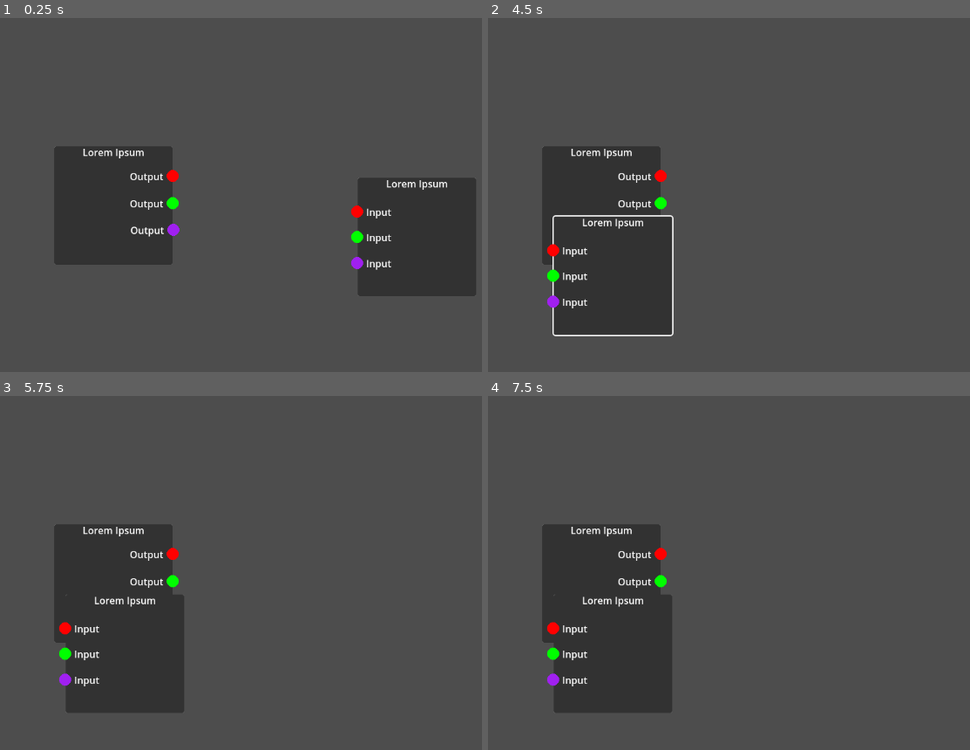
Above: before the commit, frames 1-4 (two rows, left to right).
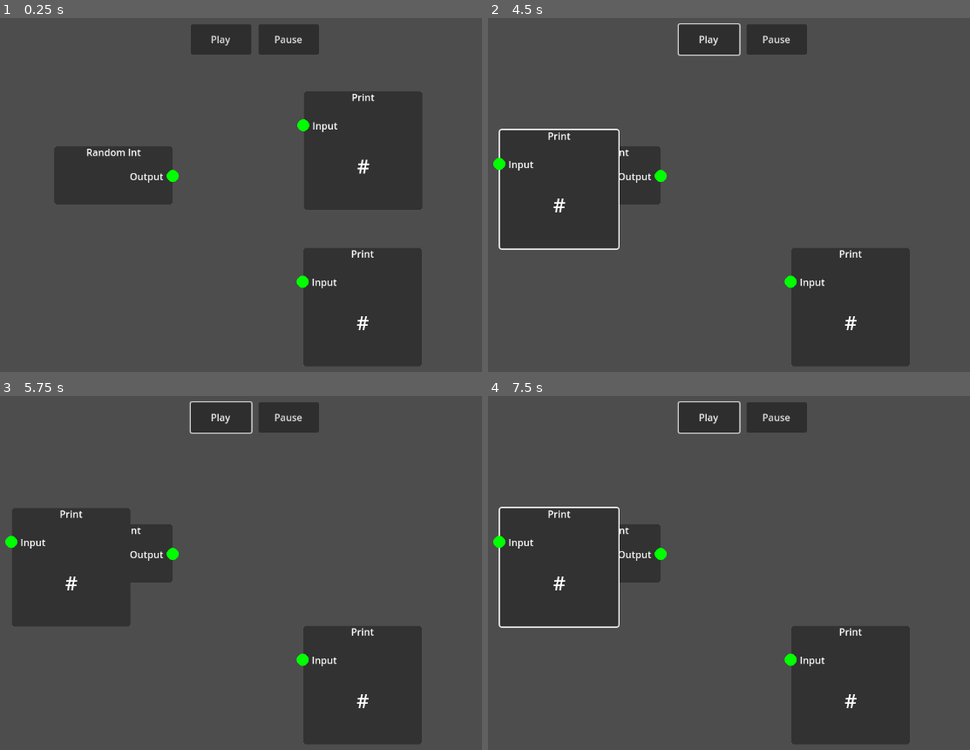
Above: after the commit, the same moments.

Repository: wpuerner/blocklogic
Game: Godot game, scene res://scenes/block_logic_window.tscn
Same seed, same stepped clock (60 frames per second), same inputs: the game is played once before the commit and once after it.
Inputs (mouse positions are in pixels of both pictures, inside the frame that each line leads up to):
- Up to frame 1 (0.25 s): no input
- Up to frame 2 (4.5 s): click (777, 39) at 0.5 s, where only the run after the commit has a clickable "Pause"; click (709, 39) at 1.25 s, where only the run after the commit has a clickable "Play"; click (709, 39) at 2 s, where only the run after the commit has a clickable "Play"; click (709, 39) at 2.75 s, where only the run after the commit has a clickable "Play"; tap Enter at 3.5 s; move the mouse to (897, 195) at 3.52 s; press the mouse at (897, 195) at 3.53 s; tap Space at 4.25 s; move the mouse to (603, 233) at 4.27 s; release the mouse at (603, 233) at 4.28 s; click (603, 233) at 4.35 s
- Up to frame 3 (5.75 s): tap Enter at 5 s; move the mouse to (322, 505) at 5.02 s; press the mouse at (322, 505) at 5.03 s
- Up to frame 4 (7.5 s): tap Space at 5.75, 7.25 s; move the mouse to (709, 668) at 5.77 s; release the mouse at (709, 668) at 5.78 s; click (709, 668) at 5.85 s; tap Enter at 6.5 s; move the mouse to (950, 650) at 6.52 s; press the mouse at (950, 650) at 6.53 s; move the mouse to (536, 530) at 7.27 s; release the mouse at (536, 530) at 7.28 s; click (536, 530) at 7.35 s

The runs differ from the first frame. In frame 1, 25% of the frame differs, in the area x 11-99%, y 1-99%; in frame 2, 22%; in frame 3, 22%; in frame 4, 22%.

Commit message:
let outputs have multiple connections; pass data

Diff:
--- a/scenes/block.tscn
+++ b/scenes/block.tscn
@@ -53,3 +53,4 @@
 grow_horizontal = 2
 text = "Lorem Ipsum"
 label_settings = SubResource("LabelSettings_yemtj")
+horizontal_alignment = 1
--- a/scenes/block_logic_window.gd
+++ b/scenes/block_logic_window.gd
@@ -43,14 +43,14 @@
 			hovered_item.select()
 		elif hovered_item is BlockNode:
 			state = State.CREATING_CONNECTION
-			if is_instance_valid(hovered_item.connection): hovered_item.connection.queue_free()
+			if hovered_item is InputBlockNode and hovered_item.has_connection(): hovered_item.get_connection().queue_free()
 			connection_being_created = preload("res://scenes/block_node_connection.tscn").instantiate()
 			add_child(connection_being_created)
 			connection_being_created.connect_block_node(hovered_item)
 	elif event.is_action_released("select"):
 		if state == State.CREATING_CONNECTION:
 			if hovered_item != null:
-				if is_instance_valid(hovered_item.connection): hovered_item.connection.queue_free()
+				if hovered_item is InputBlockNode and hovered_item.has_connection(): hovered_item.get_connection().queue_free()
 				connection_being_created.connect_block_node(hovered_item)
 			else:
 				connection_being_created.queue_free()
--- a/scenes/block_logic_window.tscn
+++ b/scenes/block_logic_window.tscn
@@ -1,40 +1,121 @@
-[gd_scene load_steps=5 format=3 uid="uid://bbk8hm03vvp74"]
+[gd_scene load_steps=7 format=3 uid="uid://bbk8hm03vvp74"]
 
 [ext_resource type="Script" path="res://scenes/block_logic_window.gd" id="1_817wy"]
 [ext_resource type="PackedScene" uid="uid://bqkyxdlrgng1a" path="res://scenes/block.tscn" id="2_rhrek"]
 [ext_resource type="PackedScene" uid="uid://c3870dovlod1a" path="res://scenes/output_block_node.tscn" id="3_b76jt"]
 [ext_resource type="PackedScene" uid="uid://q1jl8p2yjb0j" path="res://scenes/input_block_node.tscn" id="4_dyx5i"]
 
+[sub_resource type="GDScript" id="GDScript_e8v4g"]
+script/source = "extends Block
+
+@onready var rng: RandomNumberGenerator = RandomNumberGenerator.new()
+
+func _on_timer_timeout():
+	$OutputBlockNode.output(rng.randi_range(0, 9))
+"
+
+[sub_resource type="GDScript" id="GDScript_5u8xy"]
+script/source = "extends Block
+
+func _on_input_block_node_input_was_received(data):
+	$Label.text = str(data)
+"
+
 [node name="BlockLogicWindow" type="Node2D"]
 script = ExtResource("1_817wy")
 
-[node name="BlueBlock" parent="." instance=ExtResource("2_rhrek")]
+[node name="RandomIntBlock" parent="." instance=ExtResource("2_rhrek")]
 position = Vector2(242, 212)
+script = SubResource("GDScript_e8v4g")
+height = 100
+label = "Random Int"
 
-[node name="OutputBlockNode" parent="BlueBlock" instance=ExtResource("3_b76jt")]
+[node name="OutputBlockNode" parent="RandomIntBlock" instance=ExtResource("3_b76jt")]
 position = Vector2(198, 51)
-label = "Output"
-
-[node name="OutputBlockNode2" parent="BlueBlock" instance=ExtResource("3_b76jt")]
-position = Vector2(198, 96)
 label = "Output"
 type = 1
 
-[node name="OutputBlockNode3" parent="BlueBlock" instance=ExtResource("3_b76jt")]
-position = Vector2(199, 140)
-label = "Output"
-type = 2
+[node name="Timer" type="Timer" parent="RandomIntBlock"]
+autostart = true
 
-[node name="BlueBlock2" parent="." instance=ExtResource("2_rhrek")]
-position = Vector2(744, 264)
+[node name="PrintBlock" parent="." instance=ExtResource("2_rhrek")]
+position = Vector2(655, 121)
+script = SubResource("GDScript_5u8xy")
+label = "Print"
 
-[node name="InputBlockNode" parent="BlueBlock2" instance=ExtResource("4_dyx5i")]
+[node name="InputBlockNode" parent="PrintBlock" instance=ExtResource("4_dyx5i")]
 position = Vector2(1, 58)
-
-[node name="InputBlockNode2" parent="BlueBlock2" instance=ExtResource("4_dyx5i")]
-position = Vector2(1, 100)
 type = 1
 
-[node name="InputBlockNode3" parent="BlueBlock2" instance=ExtResource("4_dyx5i")]
-position = Vector2(1, 143)
-type = 2
+[node name="Label" type="Label" parent="PrintBlock"]
+anchors_preset = 8
+anchor_left = 0.5
+anchor_top = 0.5
+anchor_right = 0.5
+anchor_bottom = 0.5
+offset_left = 56.0
+offset_top = 93.0
+offset_right = 146.0
+offset_bottom = 159.0
+grow_horizontal = 2
+grow_vertical = 2
+theme_override_font_sizes/font_size = 32
+text = "#"
+horizontal_alignment = 1
+vertical_alignment = 1
+
+[node name="PrintBlock2" parent="." instance=ExtResource("2_rhrek")]
+position = Vector2(654, 380)
+script = SubResource("GDScript_5u8xy")
+label = "Print"
+
+[node name="InputBlockNode" parent="PrintBlock2" instance=ExtResource("4_dyx5i")]
+position = Vector2(1, 58)
+type = 1
+
+[node name="Label" type="Label" parent="PrintBlock2"]
+anchors_preset = 8
+anchor_left = 0.5
+anchor_top = 0.5
+anchor_right = 0.5
+anchor_bottom = 0.5
+offset_left = 56.0
+offset_top = 93.0
+offset_right = 146.0
+offset_bottom = 159.0
+grow_horizontal = 2
+grow_vertical = 2
+theme_override_font_sizes/font_size = 32
+text = "#"
+horizontal_alignment = 1
+vertical_alignment = 1
+
+[node name="CanvasLayer" type="CanvasLayer" parent="."]
+
+[node name="MarginContainer" type="MarginContainer" parent="CanvasLayer"]
+anchors_preset = 15
+anchor_right = 1.0
+anchor_bottom = 1.0
+grow_horizontal = 2
+grow_vertical = 2
+theme_override_constants/margin_top = 12
+
+[node name="HBoxContainer" type="HBoxContainer" parent="CanvasLayer/MarginContainer"]
+layout_mode = 2
+size_flags_horizontal = 4
+size_flags_vertical = 0
+theme_override_constants/separation = 12
+
+[node name="Button" type="Button" parent="CanvasLayer/MarginContainer/HBoxContainer"]
+custom_minimum_size = Vector2(100, 50)
+layout_mode = 2
+text = "Play"
+
+[node name="Button2" type="Button" parent="CanvasLayer/MarginContainer/HBoxContainer"]
+custom_minimum_size = Vector2(100, 50)
+layout_mode = 2
+text = "Pause"
+
+[connection signal="timeout" from="RandomIntBlock/Timer" to="RandomIntBlock" method="_on_timer_timeout"]
+[connection signal="input_was_received" from="PrintBlock/InputBlockNode" to="PrintBlock" method="_on_input_block_node_input_was_received"]
+[connection signal="input_was_received" from="PrintBlock2/InputBlockNode" to="PrintBlock2" method="_on_input_block_node_input_was_received"]
--- a/scenes/block_node.gd
+++ b/scenes/block_node.gd
@@ -20,7 +20,17 @@
 	OBJECT
 }
 
-var connection: BlockNodeConnection
+var _connections: Array[BlockNodeConnection]
+
+func add_connection(new_connection: BlockNodeConnection):
+	new_connection.tree_exiting.connect(_handle_connection_exiting_tree.bind(new_connection))
+	_connections.append(new_connection)
+
+func has_connection():
+	return _connections.size() > 0
+
+func clear_connections():
+	_connections.clear()
 
 func hover():
 	$OutlineSprite2D.show_outline()
@@ -46,3 +56,9 @@
 	if type == Type.NUMBER: return Color.GREEN
 	if type == Type.OBJECT: return Color.PURPLE
 	return Color.DIM_GRAY
+
+func _get_connections():
+	return _connections
+
+func _handle_connection_exiting_tree(connection: BlockNodeConnection):
+	_connections.erase(connection)
--- a/scenes/block_node_connection.gd
+++ b/scenes/block_node_connection.gd
@@ -1,7 +1,9 @@
 class_name BlockNodeConnection extends Node2D
 
-var output_node: BlockNode
-var input_node: BlockNode
+signal data_transmitted(data)
+
+var output_node: OutputBlockNode
+var input_node: InputBlockNode
 var output_node_position: Vector2
 var input_node_position: Vector2
 
@@ -10,7 +12,8 @@
 		input_node = block_node
 	elif block_node is OutputBlockNode:
 		output_node = block_node
-	block_node.connection = self
+		output_node.data_transmitted.connect(_handle_data_transmission)
+	block_node.add_connection(self)
 	queue_redraw()
 
 func can_connect(block_node: BlockNode):
@@ -41,3 +44,6 @@
 
 func _should_redraw():
 	return (output_node != null and input_node == null) or (output_node != null and output_node.global_position != output_node_position) or (input_node != null and input_node.global_position != input_node_position)
+
+func _handle_data_transmission(data):
+	data_transmitted.emit(data)
--- a/scenes/input_block_node.gd
+++ b/scenes/input_block_node.gd
@@ -1,8 +1,15 @@
 @tool
 class_name InputBlockNode extends BlockNode
 
-func connect_output_node(output_node: OutputBlockNode):
-	output_node.data_was_sent.connect(_handle_input)
+signal input_was_received(data)
+
+func add_connection(new_connection: BlockNodeConnection):
+	clear_connections()
+	super(new_connection)
+	new_connection.data_transmitted.connect(_handle_input)
+
+func get_connection():
+	return _get_connections()[0]
 
 func _handle_input(data):
-	pass
+	input_was_received.emit(data)
--- a/scenes/output_block_node.gd
+++ b/scenes/output_block_node.gd
@@ -1,7 +1,7 @@
 @tool
 class_name OutputBlockNode extends BlockNode
 
-signal data_was_output(data)
+signal data_transmitted(data)
 
 func output(data):
-	data_was_output.emit(data)
+	data_transmitted.emit(data)
